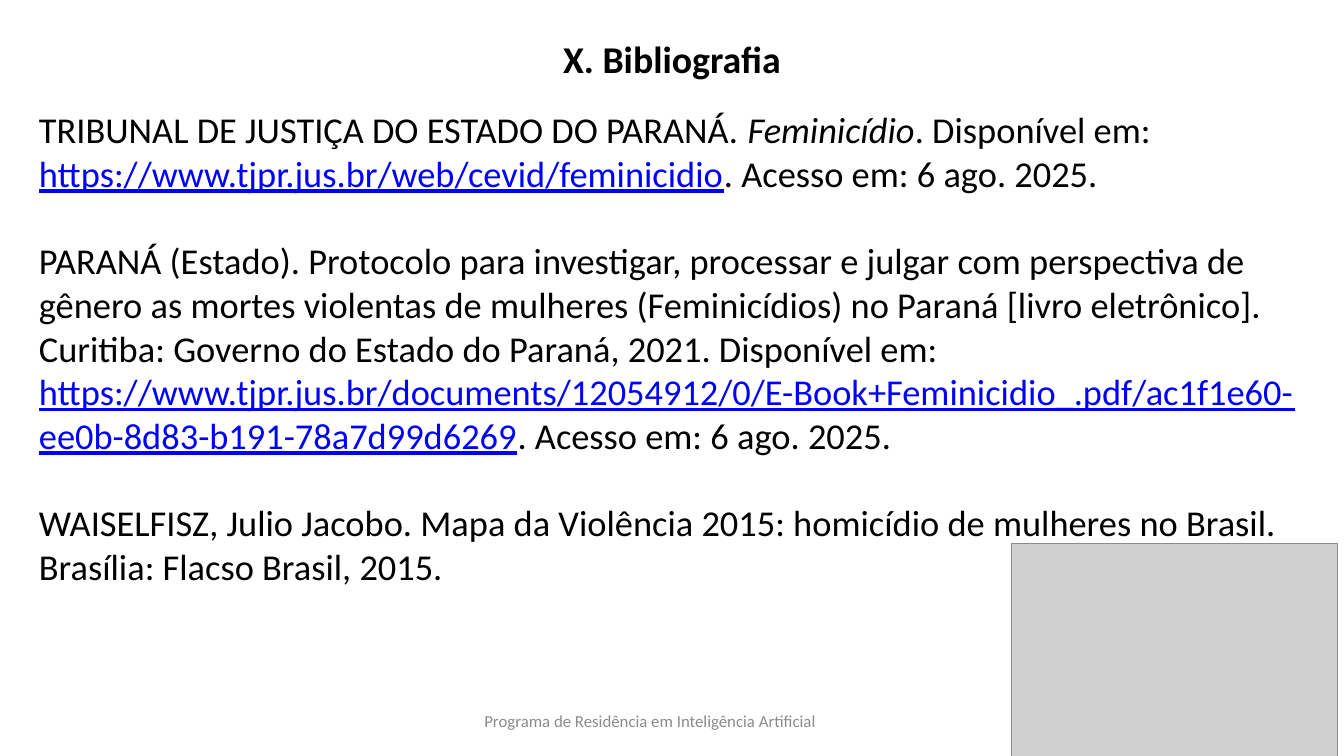
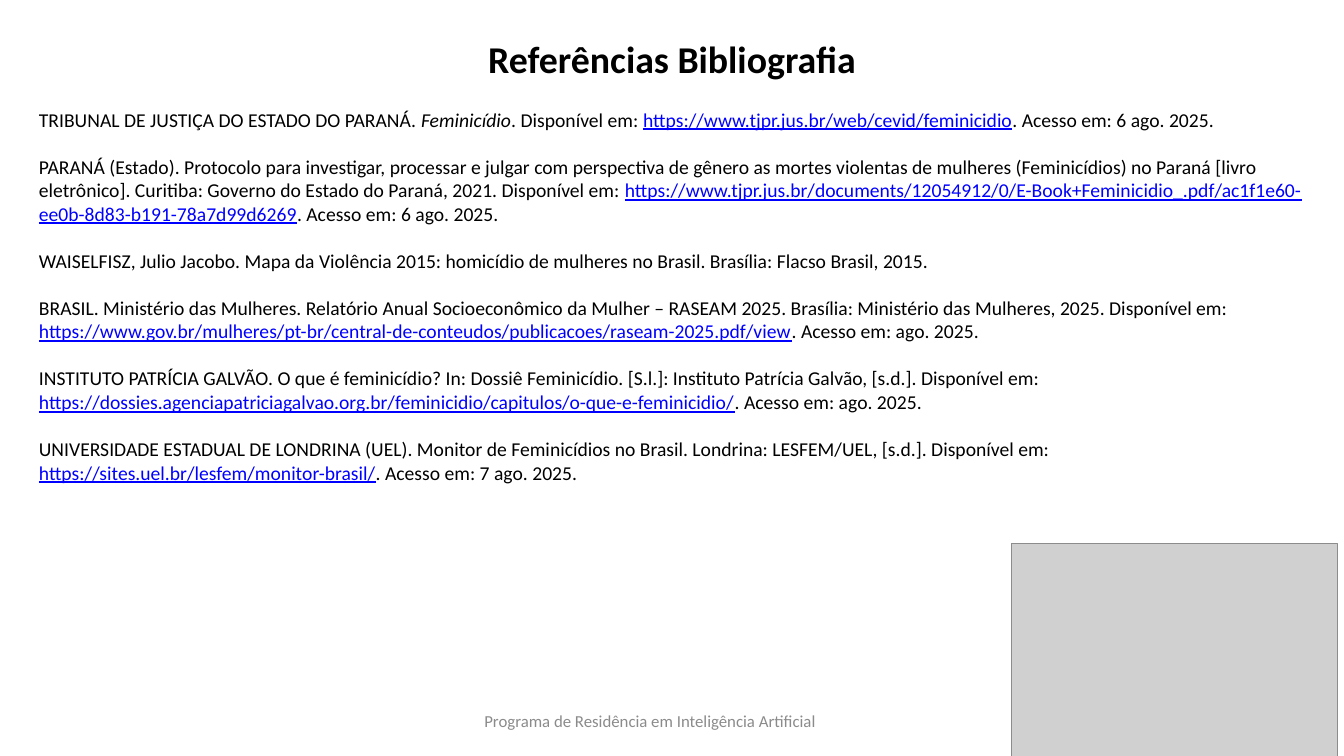
Before and after one commit to millercylindricalprojection/ATIVIDADE-AVALIATIVA-Big-Data-e-Minera-o-de-Dados, a slide deck: slide 29 of apresentacao e trabalhoDados/apresentacao.PPTX (slide 13 before the commit). Drawn at 1344x756 pixels with LibreOffice and Linux fonts; fonts in the diff are those of the drawing; grey boxes stand for pictures; background and template pictures are left out. Boxes give left, top, right and bottom in pixels: in the first picture for what was removed or moved away, otherwise in the second. Text is boxed around its words. In the diff, an @@ line names an element or a change of style, - is before the commit and + after.

```diff
--- a/apresentacao e trabalhoDados/apresentacao.PPTX
+++ b/apresentacao e trabalhoDados/apresentacao.PPTX
@@ title at [488, 46, 856, 80]: text changed @@
-X. Bibliografia
+Referências Bibliografia
@@ text at [39, 110, 1301, 271]: size 26 to 14 pt in "TRIBUNAL DE JUSTIÇA DO ESTADO DO PARANÁ. ...", "PARANÁ (Estado). Protocolo para investigar, processar e ...", "WAISELFISZ, Julio Jacobo. Mapa da Violência 2015: ..." @@
@@ text at [39, 301, 1227, 484]: paragraphs added @@
+BRASIL. Ministério das Mulheres. Relatório Anual Socioeconômico da Mulher – RASEAM 2025. Brasília: Ministério das Mulheres, 2025. Disponível em: https://www.gov.br/mulheres/pt-br/central-de-conteudos/publicacoes/raseam-2025.pdf/view. Acesso em: ago. 2025.
+INSTITUTO PATRÍCIA GALVÃO. O que é feminicídio? In: Dossiê Feminicídio. [S.l.]: Instituto Patrícia Galvão, [s.d.]. Disponível em: https://dossies.agenciapatriciagalvao.org.br/feminicidio/capitulos/o-que-e-feminicidio/. Acesso em: ago. 2025.
+UNIVERSIDADE ESTADUAL DE LONDRINA (UEL). Monitor de Feminicídios no Brasil. Londrina: LESFEM/UEL, [s.d.]. Disponível em: https://sites.uel.br/lesfem/monitor-brasil/. Acesso em: 7 ago. 2025.
```
Also in this commit, not shown: 8 other slides changed, 16 slides added.
